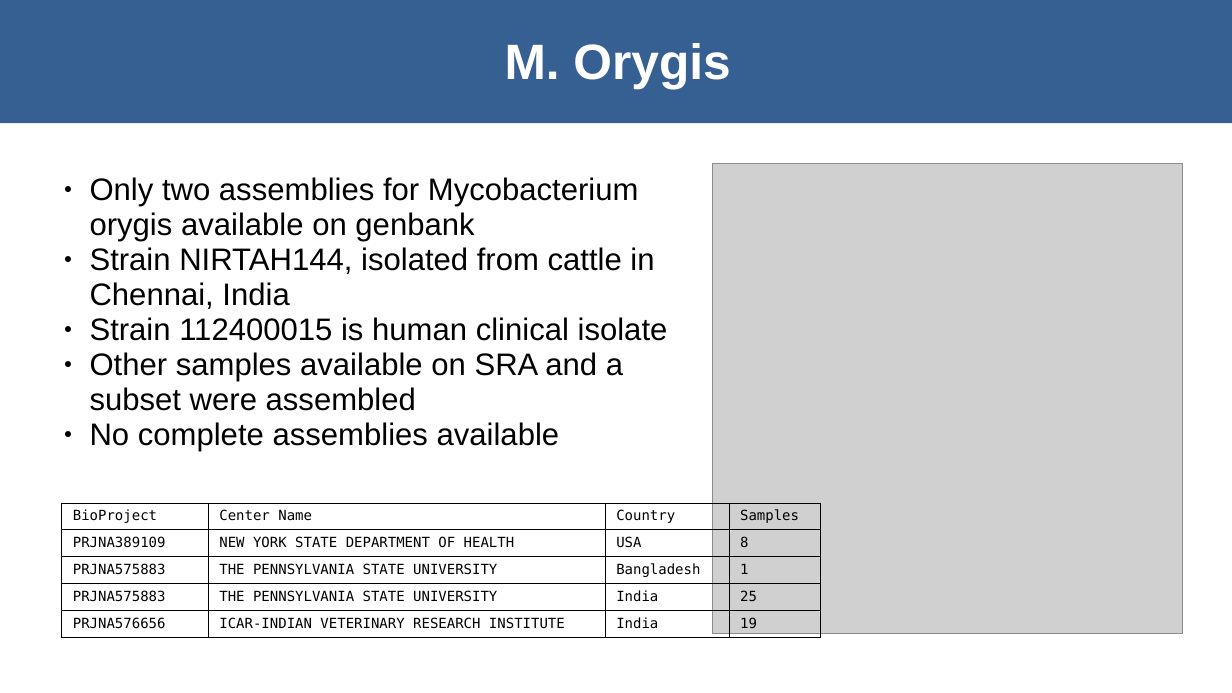
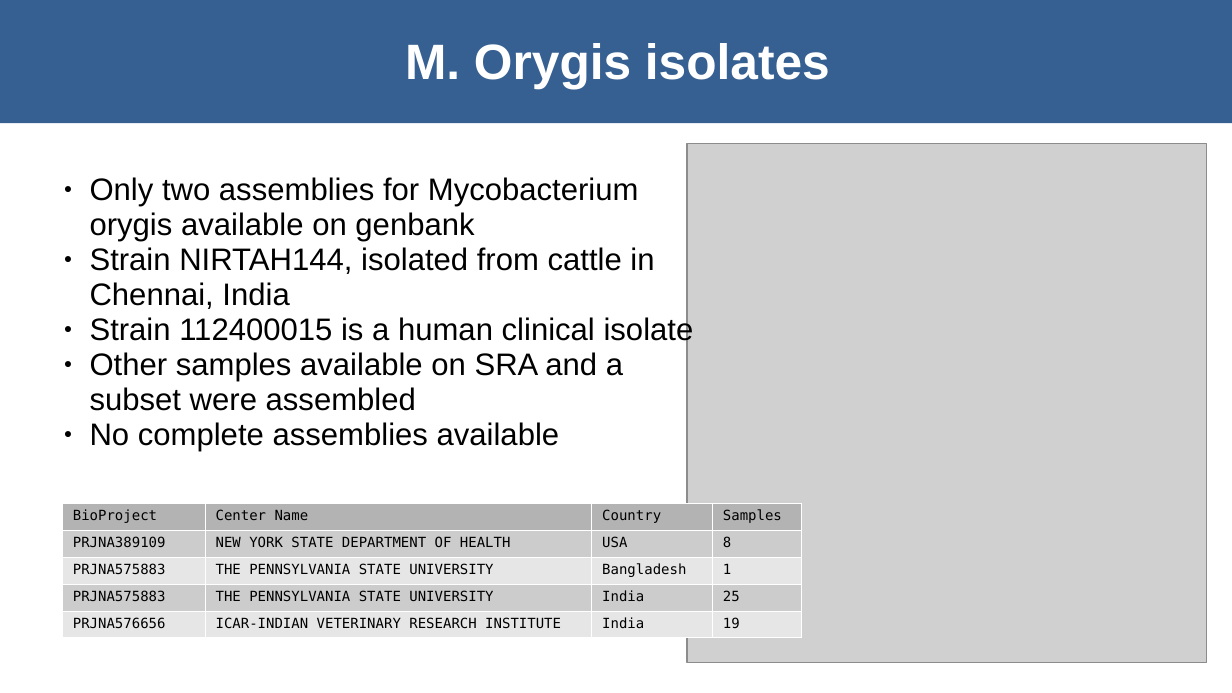
Before and after one commit to dmnfarrell/mtbdiff, a slide deck: slide 9 of orygis_project/talk_nov19.odp (slide 10 before the commit). Drawn at 1232x693 pixels with LibreOffice and Linux fonts; fonts in the diff are those of the drawing; grey boxes stand for pictures. Boxes give left, top, right and bottom in pixels: in the first picture for what was removed or moved away, otherwise in the second. Text is boxed around its words. In the diff, an @@ line names an element or a change of style, - is before the commit and + after.

```diff
--- a/orygis_project/talk_nov19.odp
+++ b/orygis_project/talk_nov19.odp
@@ text in rectangle at <box>405,43,830,88</box>: text changed @@
-M. Orygis
+M. Orygis isolates
@@ picture: place and size @@
-picture at <box>713,163,1184,634</box>
+picture at <box>688,143,1207,663</box>
@@ text at <box>90,316,694,347</box>: text changed @@
-● Strain 112400015 is human clinical isolate
+● Strain 112400015 is a human clinical isolate
@@ table at <box>61,503,800,637</box> @@
@@ fill none to #B3B3B3 in row 1 @@
@@ fill none to #CCCCCC in 8 cells @@
@@ fill none to #E6E6E6 in 8 cells @@
@@ borders changed @@
@@ table: place and size @@
-table at <box>61,503,821,637</box>
+table at <box>61,503,800,637</box>
```
Also in this commit, not shown: 8 other slides changed, 8 slides added, 6 slides removed, 6 other files.
